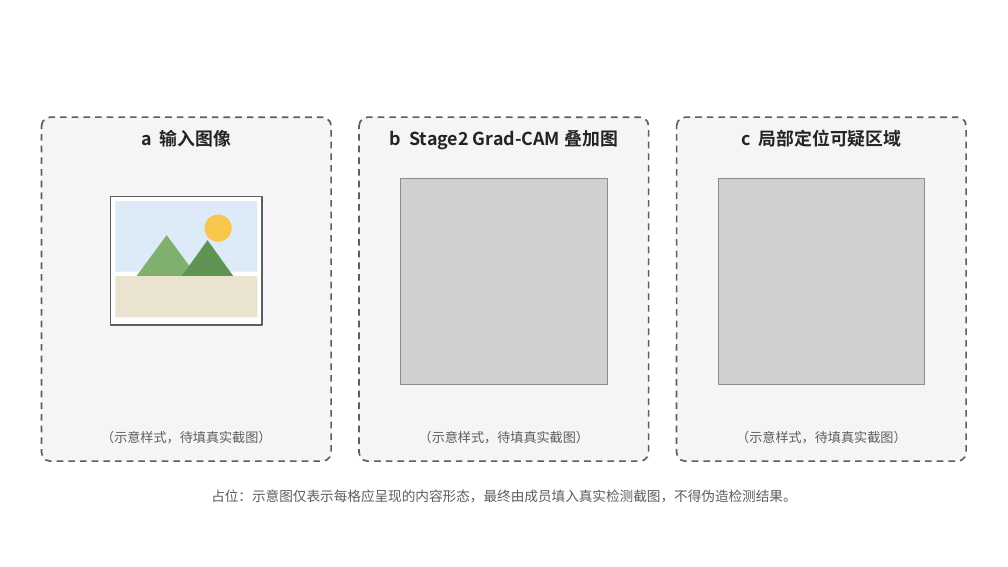
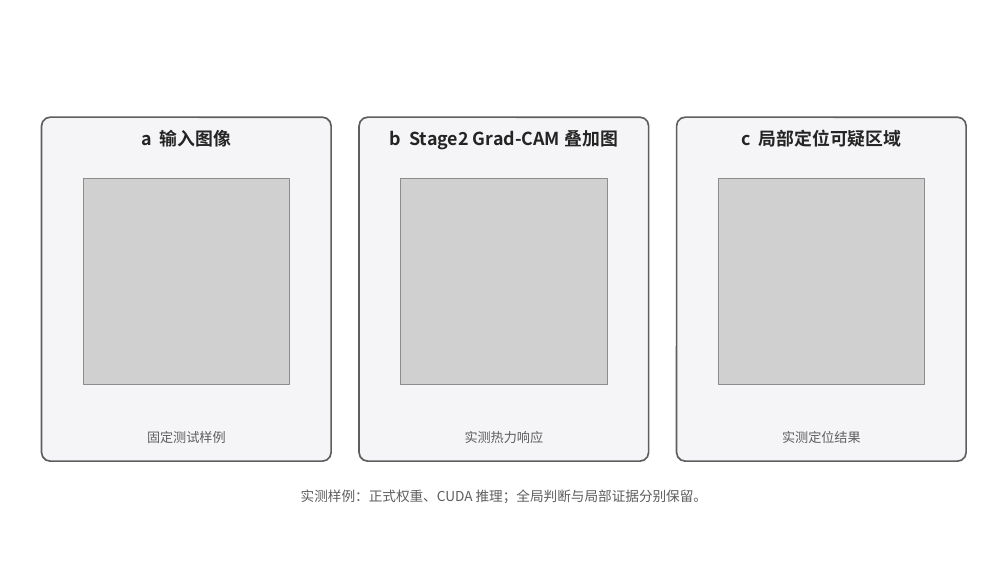
Before and after one commit to Suaiii/TraceGuard, a slide deck: slide 3 of docs/figures/system/traceguard_figures.pptx. Drawn at 1008x567 pixels with LibreOffice and Linux fonts; fonts in the diff are those of the drawing; grey boxes stand for pictures. Boxes give left, top, right and bottom in pixels: in the first picture for what was removed or moved away, otherwise in the second. Text is boxed around its words. In the diff, an @@ line names an element or a change of style, - is before the commit and + after.

```diff
--- a/docs/figures/system/traceguard_figures.pptx
+++ b/docs/figures/system/traceguard_figures.pptx
@@ outline #5E5E5E 1.6 pt dashed to #5E5E5E 1.6 pt in 3 elements at [42,117,331,461], [359,117,649,461], [677,117,966,461] @@
@@ picture added at [83,178,290,385] @@
@@ rectangle removed at [110,197,262,325] @@
@@ rectangle removed at [115,201,257,272] @@
@@ triangle removed at [129,235,204,287] @@
@@ ellipse removed at [205,215,232,242] @@
@@ triangle removed at [174,240,240,287] @@
@@ rectangle removed at [115,276,257,317] @@
@@ text at [147,431,226,443]: text changed @@
-（示意样式，待填真实截图）
+固定测试样例
@@ text at [465,431,544,443]: text changed @@
-（示意样式，待填真实截图）
+实测热力响应
@@ text at [782,431,861,443]: text changed @@
-（示意样式，待填真实截图）
+实测定位结果
@@ text at [301,489,707,503]: text changed @@
-占位：示意图仅表示每格应呈现的内容形态，最终由成员填入真实检测截图，不得伪造检测结果。
+实测样例：正式权重、CUDA 推理；全局判断与局部证据分别保留。
```
Also in this commit, not shown: 22 other files.
